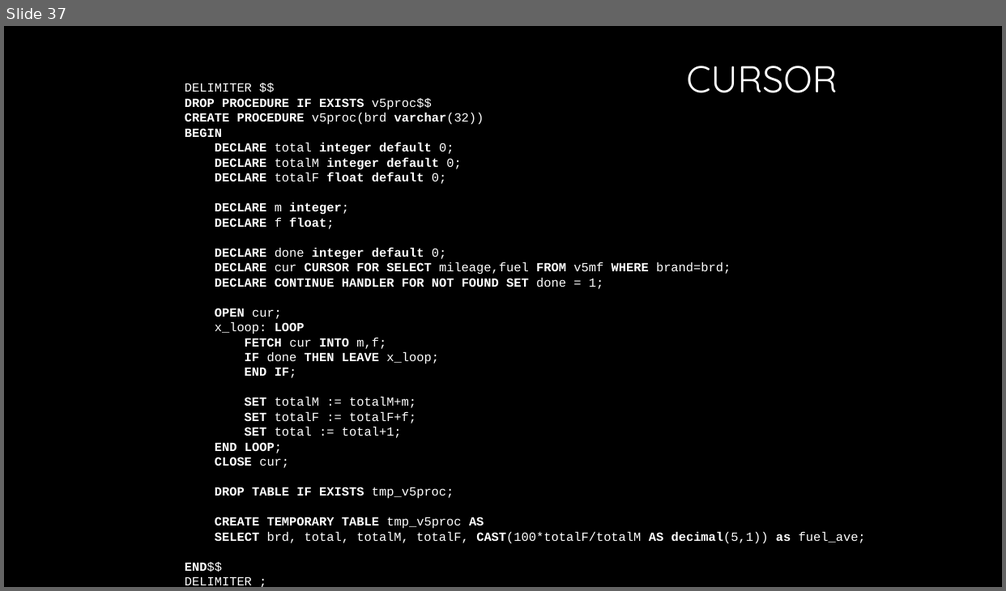
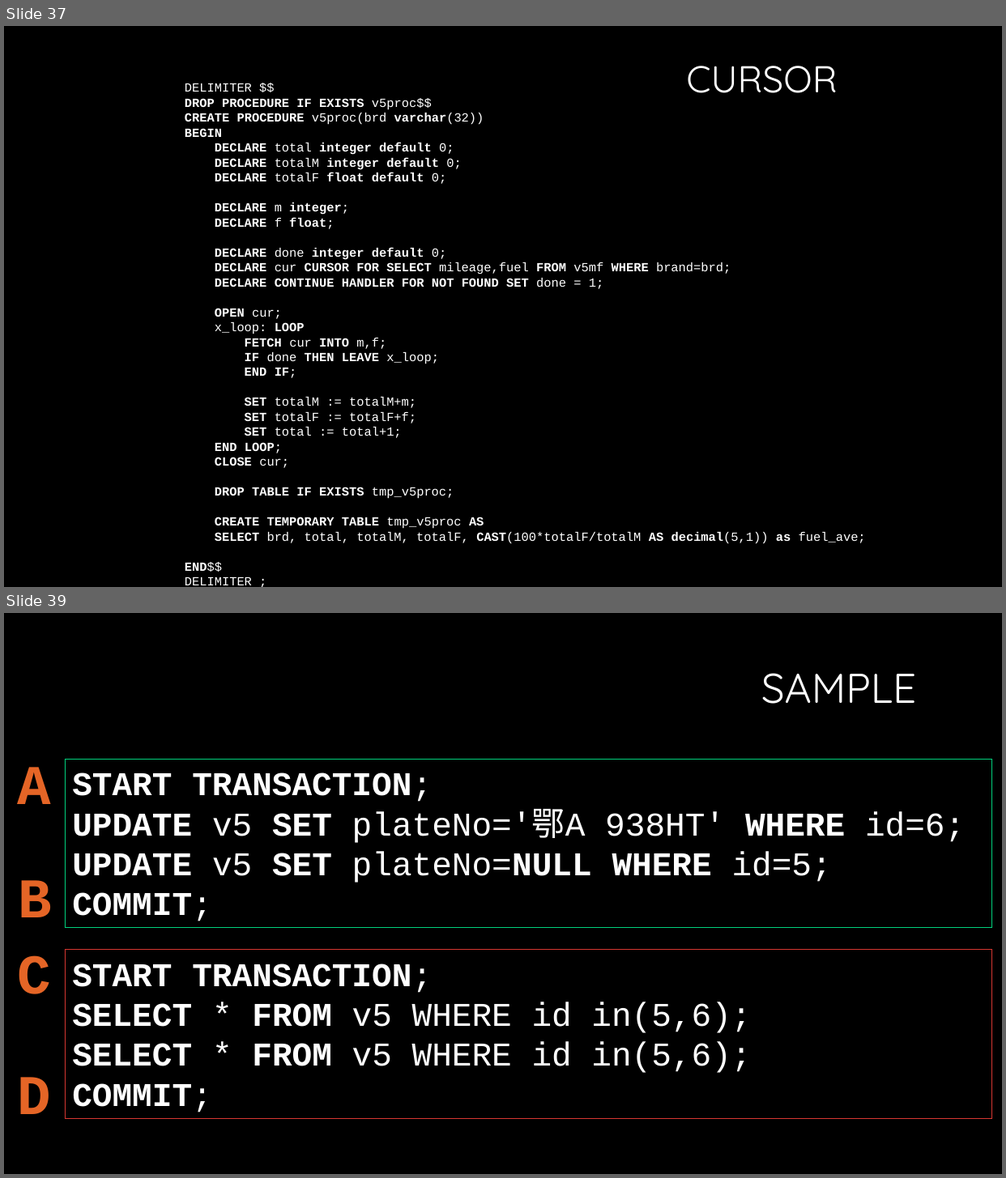
Before and after one commit to InCar/Training, a slide deck: Database/database.pptx. Shown one above the other, each under a label of ours: slide 37 before the commit, slides 37 and 39 after it; the slides between them are not shown. The pictures are 1006x591 and 1006x1178 pixels, drawn with LibreOffice and Linux fonts; fonts in the diff are those of the drawing; background and template pictures are left out. Boxes give left, top, right and bottom in pixels: in the first picture for what was removed or moved away, otherwise in the second. Text is boxed around its words. In the diff, an @@ line names an element or a change of style, - is before the commit and + after.

Commit message:
transaction

```diff
--- a/Database/database.pptx
+++ b/Database/database.pptx
@@ slide 39 added at bbox=[4, 613, 1002, 1174], background #000000 @@
@@ title added at bbox=[761, 673, 916, 704], 40 pt, text #FFFFFF @@
+SAMPLE
@@ text added at bbox=[18, 767, 52, 804], 54 pt, text #E56526, bold @@
+A
@@ rectangle added at bbox=[65, 759, 991, 928], outline #01D17D 0.75 pt, 32 pt, text #FFFFFF, bold @@
+START TRANSACTION;
+UPDATE v5 SET plateNo='鄂A 938HT' WHERE id=6;
+UPDATE v5 SET plateNo=NULL WHERE id=5;
+COMMIT;
@@ text added at bbox=[18, 880, 52, 918], 54 pt, text #E56526, bold @@
+B
@@ rectangle added at bbox=[65, 950, 991, 1119], outline #D63731 0.75 pt, 32 pt, text #FFFFFF, bold @@
+START TRANSACTION;
+SELECT * FROM v5 WHERE id in(5,6);
+SELECT * FROM v5 WHERE id in(5,6);
+COMMIT;
@@ text added at bbox=[18, 956, 52, 995], 54 pt, text #E56526, bold @@
+C
@@ text added at bbox=[18, 1077, 52, 1114], 54 pt, text #E56526, bold @@
+D
```
Also in this commit, not shown: 4 other slides added.
